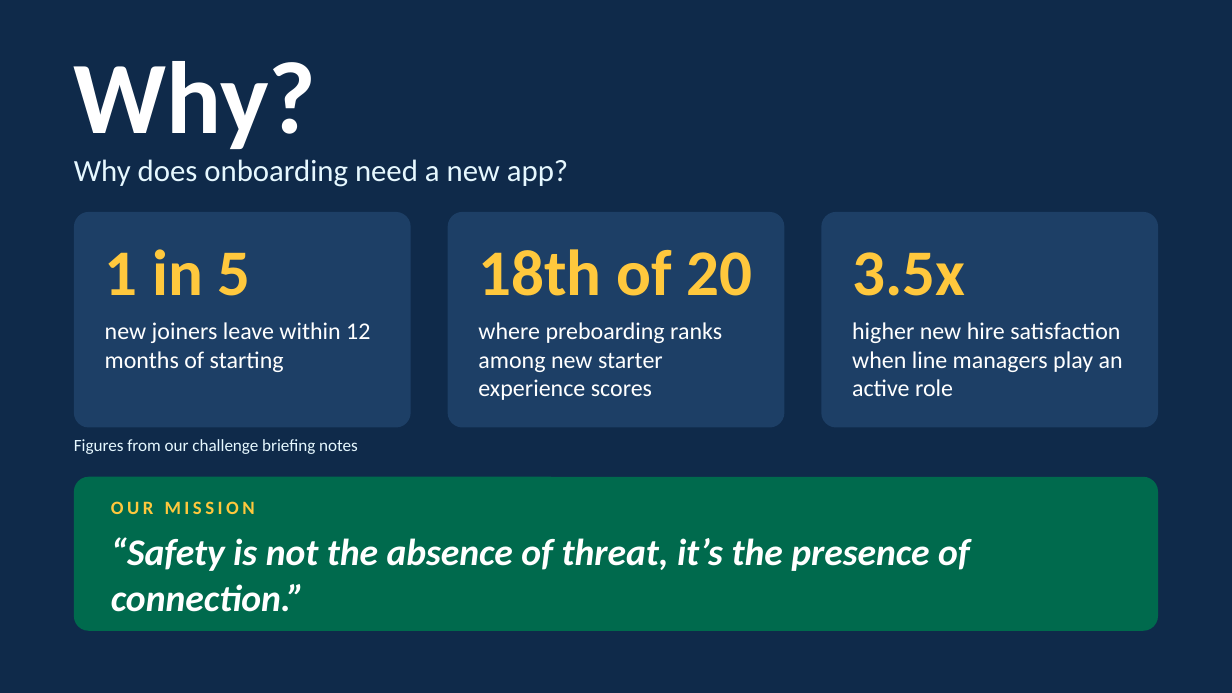
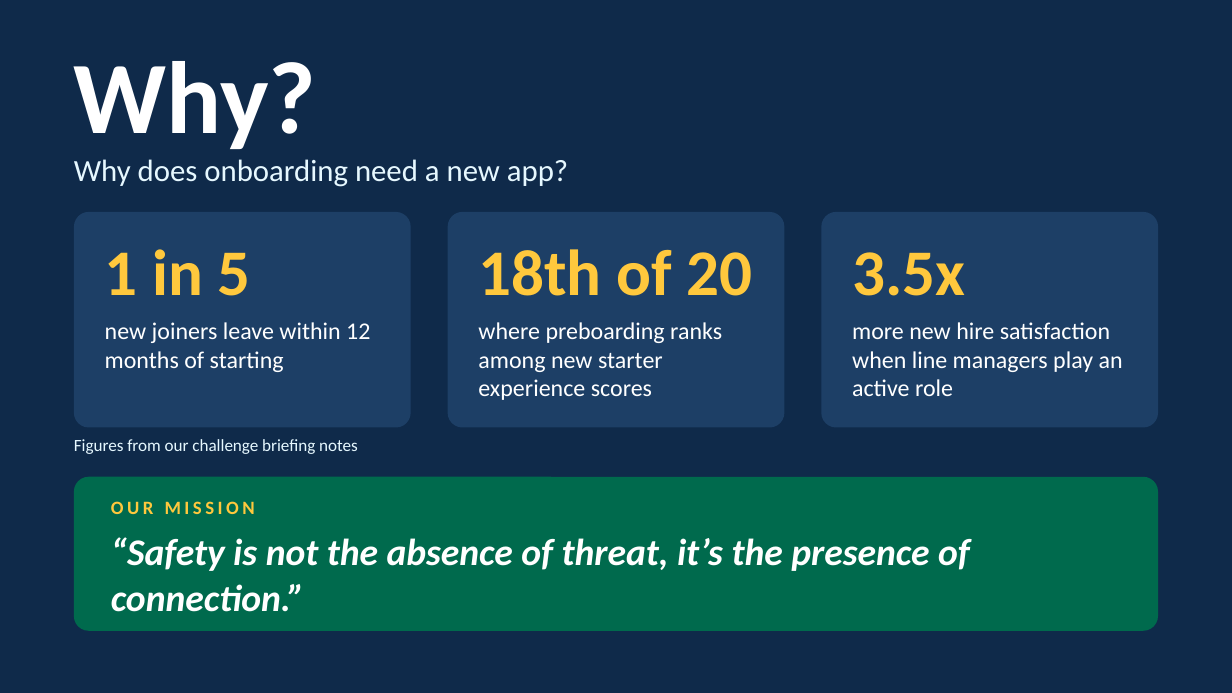
Before and after one commit to AliceBellTrayner/all-aboard-starting-template, a slide deck: slide 1 of presentation/HorsePower-mentor-pitch.pptx. Drawn at 1232x693 pixels with LibreOffice and Linux fonts; fonts in the diff are those of the drawing. Boxes give left, top, right and bottom in pixels: in the first picture for what was removed or moved away, otherwise in the second. Text is boxed around its words. In the diff, an @@ line names an element or a change of style, - is before the commit and + after.

```diff
--- a/presentation/HorsePower-mentor-pitch.pptx
+++ b/presentation/HorsePower-mentor-pitch.pptx
@@ text at [852,322,1123,396]: text changed @@
-higher new hire satisfaction when line managers play an active role
+more new hire satisfaction when line managers play an active role
```
Also in this commit, not shown: 1 other slide changed, 1 slide added, 1 other file.
